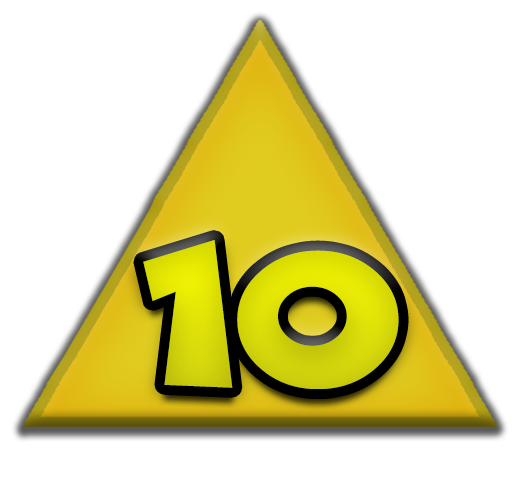
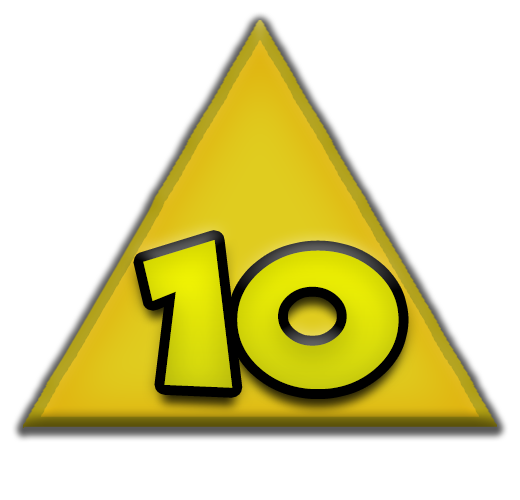
Layers edited between the first and the second 520 × 500 image:
pixels changed over 133, 273, 409, 416 (layer not identified)
